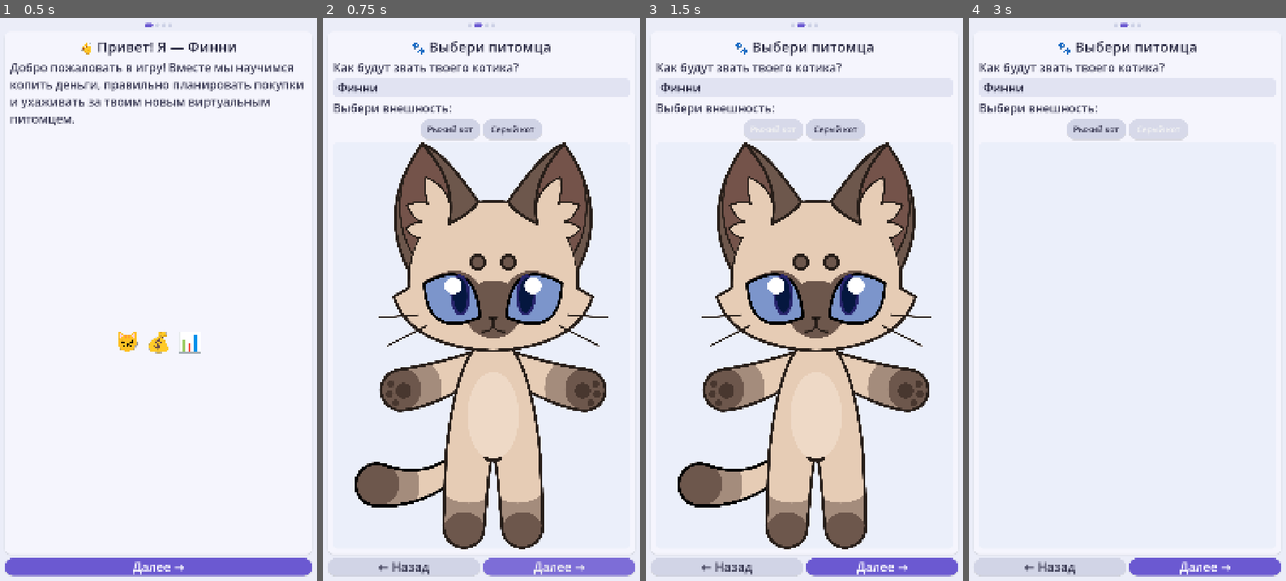
Above: before the commit, frames 1-4 (left to right).
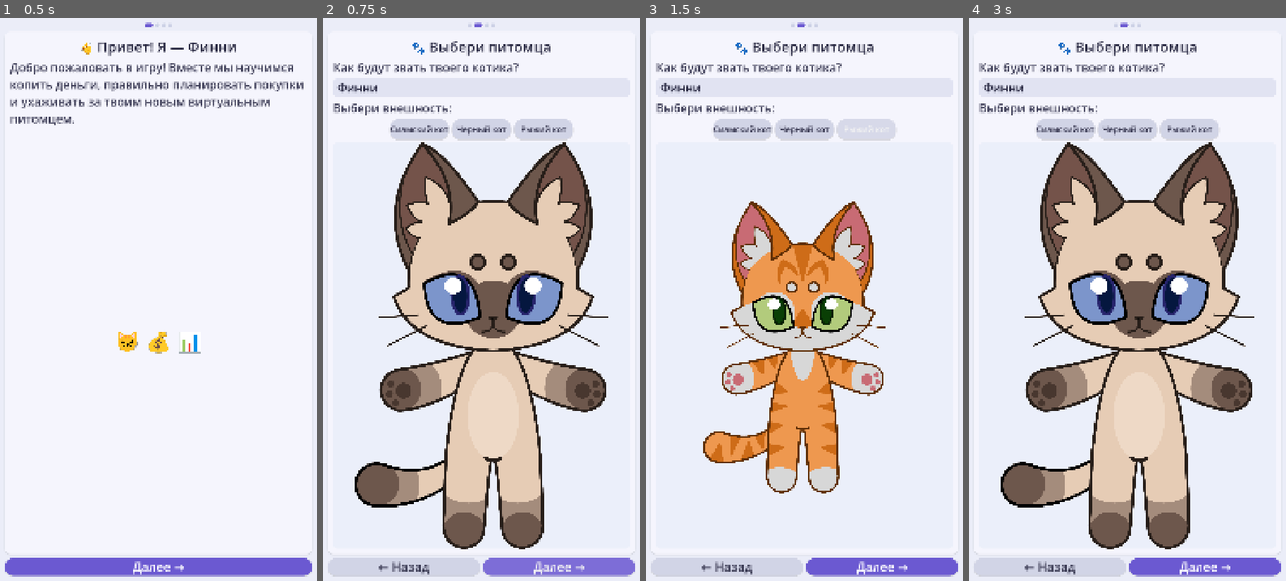
Above: after the commit, the same moments.

Repository: AlexDolg2006/hackathon-falcom
Game: Godot game, scene res://main_dashboard.tscn
Same seed, same stepped clock (60 frames per second), same inputs: the game is played once before the commit and once after it.
Inputs (mouse positions are in pixels of both pictures, inside the frame that each line leads up to):
- Up to frame 1 (0.5 s): no input
- Up to frame 2 (0.75 s): click "Далее →" at 0.5 s
- Up to frame 3 (1.5 s): click "Рыжий кот" at 1.25 s
- Up to frame 4 (3 s): click (1064, 130) at 2 s, where only the run after the commit has a clickable "Сиамский кот"; click (1159, 130) at 2.75 s, where only the run before the commit has a clickable "Серый кот"

Frame 1 is identical in both runs. In frame 2, 1.2% of the frame differs, in the area x 21-79%, y 17-22%; in frame 3, 35%, in the area x 10-90%, y 17-95%; in frame 4, 34%.

Commit message:
Финальные изменения

Diff:
--- a/scripts/ui/CatView.gd
+++ b/scripts/ui/CatView.gd
@@ -21,6 +21,16 @@
 	if GameData and GameData.has_signal("state_changed"):
 		GameData.state_changed.connect(_on_state_changed)
 
+
+func is_point_on_pet(local_pos: Vector2) -> bool:
+	# Проверяем, находится ли точка внутри прямоугольника Control-ноды котика
+	return Rect2(Vector2.ZERO, size).has_point(local_pos)
+
+func add_bubble(_local_pos: Vector2, _radius: float = 24.0) -> void:
+	pass # Заглушка, если пузыри не нужны на PNG
+
+func set_wash_state(_active: bool) -> void:
+	pass # Заглушка для совместимости
 
 # Загрузка единой картинки кота из папки скина
 func update_cat_image() -> void:
--- a/scripts/ui/OnboardingPanel.gd
+++ b/scripts/ui/OnboardingPanel.gd
@@ -173,8 +173,9 @@
 
 	# Список ваших папок со скинами в res://assets/
 	var skins_data := [
-		{"name": "Рыжий кот", "folder": "cat_One"},
-		{"name": "Серый кот", "folder": "cat_Two"},
+		{"name": "Сиамский кот", "folder": "cat_One"},
+		{"name": "Черный кот", "folder": "cat_Two"},
+		{"name": "Рыжий кот", "folder": "cat_Three"}
 		# При появлении новых скинов просто добавьте строку:
 		# {"name": "Белый кот", "folder": "cat_Three"}
 	]
--- a/scripts/ui/WashPanel.gd
+++ b/scripts/ui/WashPanel.gd
@@ -105,8 +105,11 @@
 	pet_wrap.add_theme_stylebox_override("panel", pet_style)
 	vb.add_child(pet_wrap)
 
+
+
+
 	pet_canvas = Control.new()
-	pet_canvas.set_script(load("res://scripts/ui/PetCanvas.gd"))
+	pet_canvas.set_script(load("res://scripts/ui/CatView.gd"))
 	pet_canvas.set_anchors_preset(Control.PRESET_FULL_RECT)
 	pet_canvas.mouse_filter = Control.MOUSE_FILTER_IGNORE
 	pet_wrap.add_child(pet_canvas)
Binary file added: assets/cat_Three/body.png
Binary file added: assets/cat_Three/faceandears.png
Binary file added: assets/cat_Three/full.png
Binary file added: assets/cat_Three/larm.png
Binary file added: assets/cat_Three/lear.png
Binary file added: assets/cat_Three/legsandbody.png
Binary file added: assets/cat_Three/lleg.png
Binary file added: assets/cat_Three/rarm.png
Binary file added: assets/cat_Three/rear.png
Binary file added: assets/cat_Three/rleg.png
Binary file added: assets/cat_Three/tail.png
Binary file added: assets/cat_Two/body.png
(and 10 more such lines)
